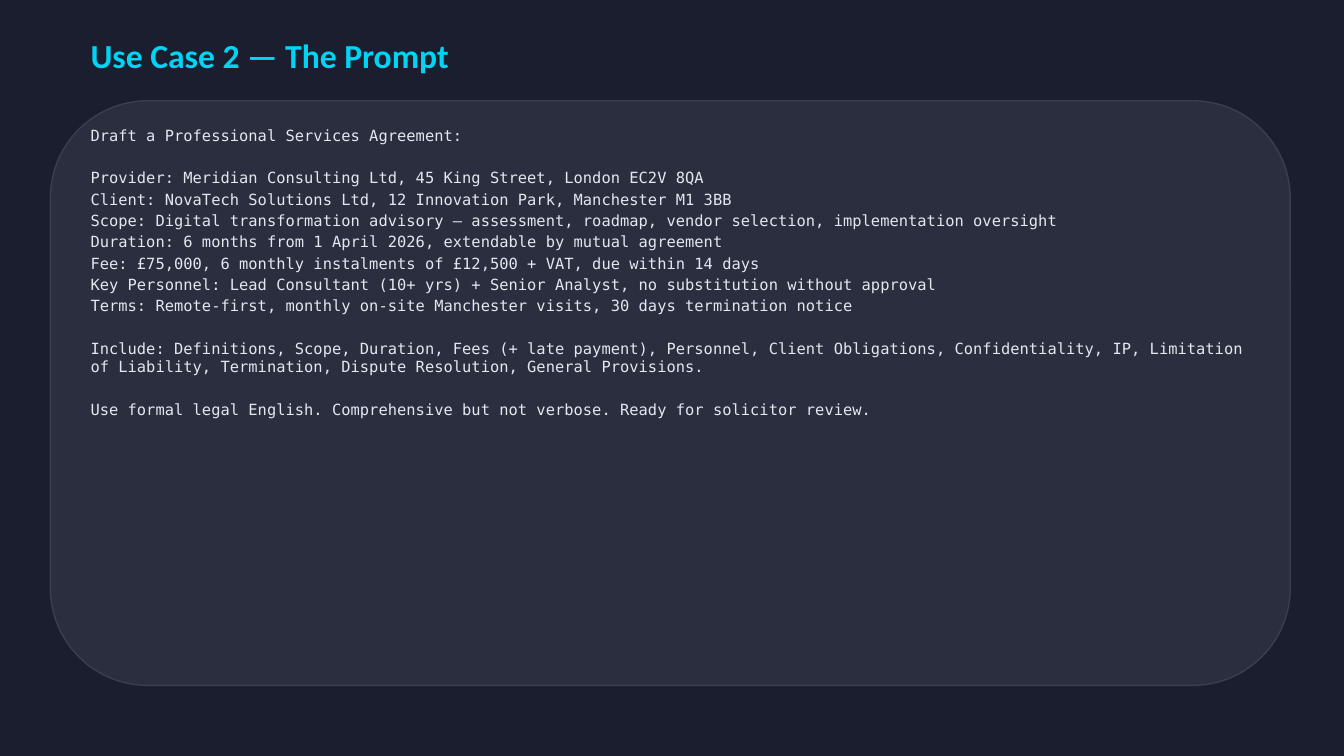
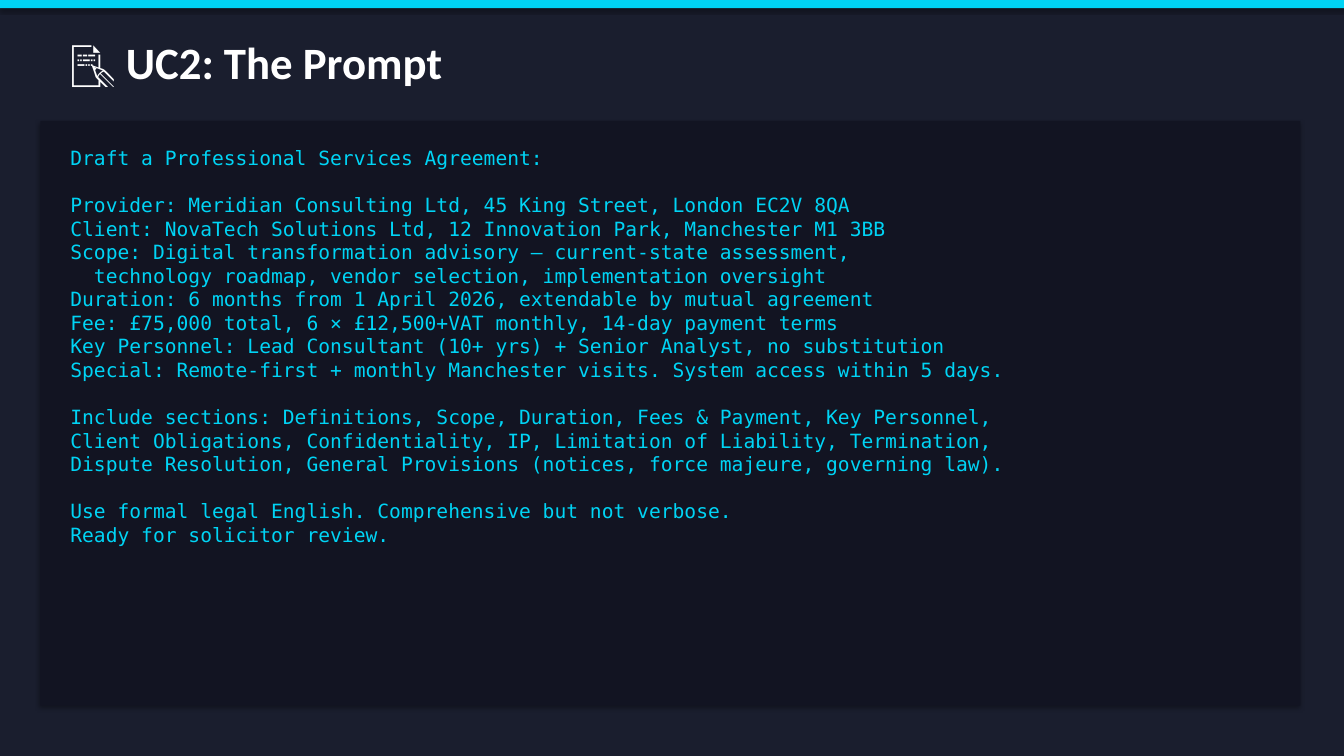
Before and after one commit to ark-medicea/ai-talks-furquan, a slide deck: slide 7 of slides/talk-2-workshop.pptx. Drawn at 1344x756 pixels with LibreOffice and Linux fonts; fonts in the diff are those of the drawing. Boxes give left, top, right and bottom in pixels: in the first picture for what was removed or moved away, otherwise in the second. Text is boxed around its words. In the diff, an @@ line names an element or a change of style, - is before the commit and + after.

Commit message:
Rebuild PowerPoint decks with all updates (GBP, models, MCP, workflows, prompting)

```diff
--- a/slides/talk-2-workshop.pptx
+++ b/slides/talk-2-workshop.pptx
@@ rectangle added at [0,0,1344,8], fill #00D4F5 @@
@@ text at [126,47,442,86]: text changed; size 24 to 32 pt; text colour #00D4F5 to #FFFFFF @@
-Use Case 2 — The Prompt
+📝 UC2: The Prompt
@@ rounded rectangle removed at [50,101,1291,686] @@
@@ rectangle added at [40,121,1301,706], fill #121422 @@
@@ text at [70,150,1003,546]: text changed; size 11 to 14 pt; text colour #E0E8F0 to #00D4F5 @@
-Draft a Professional Services Agreement:
-Provider: Meridian Consulting Ltd, 45 King Street, London EC2V 8QA
-Client: NovaTech Solutions Ltd, 12 Innovation Park, Manchester M1 3BB
-Scope: Digital transformation advisory — assessment, roadmap, vendor selection, implementation oversight
-Duration: 6 months from 1 April 2026, extendable by mutual agreement
-Fee: £75,000, 6 monthly instalments of £12,500 + VAT, due within 14 days
-Key Personnel: Lead Consultant (10+ yrs) + Senior Analyst, no substitution without approval
-Terms: Remote-first, monthly on-site Manchester visits, 30 days termination notice
-Include: Definitions, Scope, Duration, Fees (+ late payment), Personnel, Client Obligations, Confidentiality, IP, Limitation of Liability, Termination, Dispute Resolution, General Provisions.
-Use formal legal English. Comprehensive but not verbose. Ready for solicitor review.
+Draft a Professional Services Agreement:
+Provider: Meridian Consulting Ltd, 45 King Street, London EC2V 8QA
+Client: NovaTech Solutions Ltd, 12 Innovation Park, Manchester M1 3BB
+Scope: Digital transformation advisory — current-state assessment,
+technology roadmap, vendor selection, implementation oversight
+Duration: 6 months from 1 April 2026, extendable by mutual agreement
+Fee: £75,000 total, 6 × £12,500+VAT monthly, 14-day payment terms
+Key Personnel: Lead Consultant (10+ yrs) + Senior Analyst, no substitution
+Special: Remote-first + monthly Manchester visits. System access within 5 days.
+Include sections: Definitions, Scope, Duration, Fees & Payment, Key Personnel,
+Client Obligations, Confidentiality, IP, Limitation of Liability, Termination,
+Dispute Resolution, General Provisions (notices, force majeure, governing law).
+Use formal legal English. Comprehensive but not verbose.
+Ready for solicitor review.
```
Also in this commit, not shown: 6 other slides changed, 13 slides added, 13 slides removed, 1 other file.
